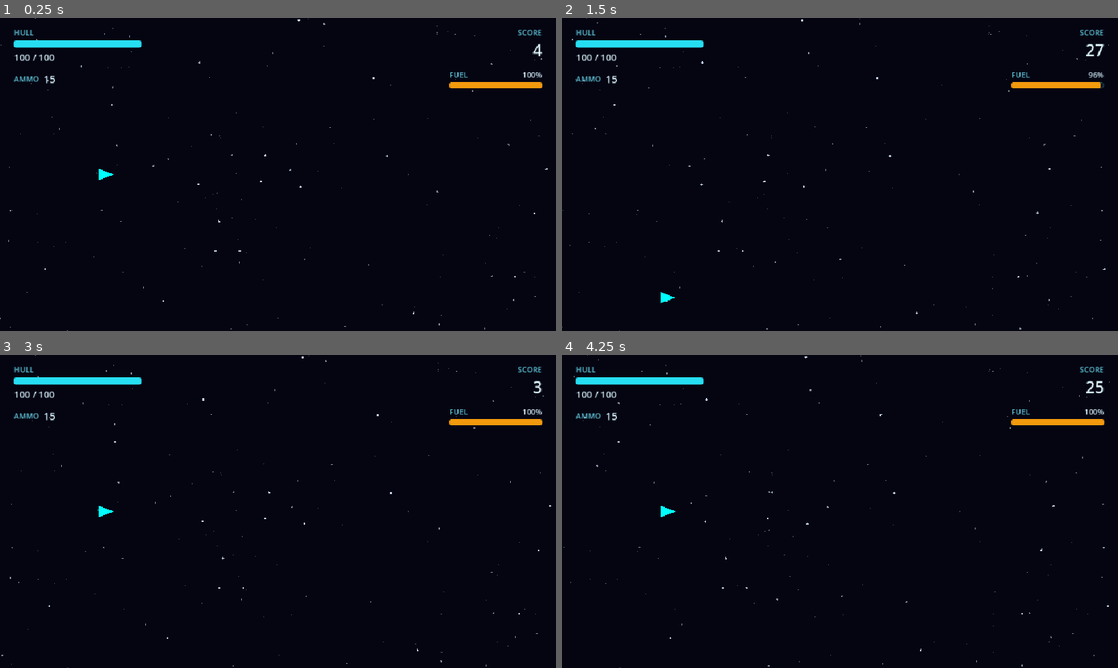
Above: before the commit, frames 1-4 (two rows, left to right).
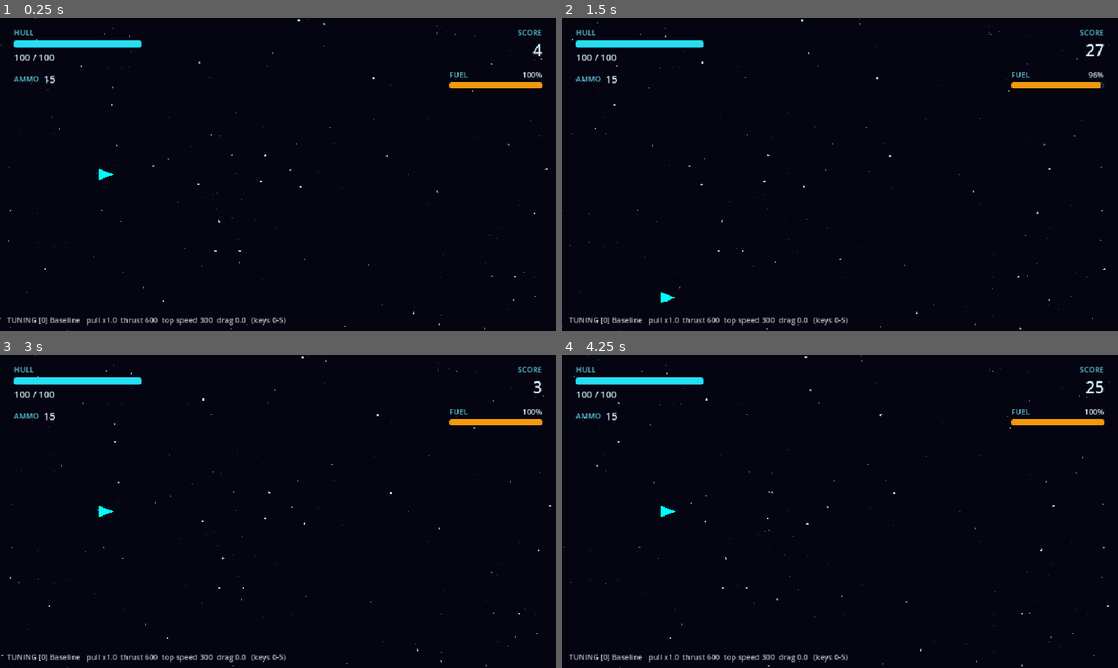
Above: after the commit, the same moments.

Repository: EzaanSaeed/OrbitBreaker
Game: Godot game, scene res://scenes/main.tscn
The game is run twice, just before and just after one commit, with the same random seed, the same clock (stepped at 60 frames per second) and the same inputs.
Inputs (mouse positions are in pixels of both pictures, inside the frame that each line leads up to):
- Up to frame 1 (0.25 s): no input
- Up to frame 2 (1.5 s): tap Enter at 0.5 s; move the mouse to (962, 158) at 0.52 s; hold S (thrust_down) 0.53-1.25 s; tap 0 at 0.6 s; click (962, 158) at 0.67 s; drag from (728, 190) to (667, 255) at 1.27 s
- Up to frame 3 (3 s): move the mouse to (333, 442) at 2.02 s; hold S (thrust_down) 2.03-2.75 s; tap 0 at 2.1 s; click "RESTART" at 2.75 s
- Up to frame 4 (4.25 s): drag from (812, 574) to (673, 464) at 3.52 s

The runs differ from the first frame. In frame 1, 0.5% of the frame differs, in the area x 1-52%, y 95-99%; in frame 2, 0.5%; in frame 3, 0.5%; in frame 4, 0.5%.

Commit message:
feat: debug-only tuning presets (keys 0-5) for planet pull and ship handling
Playtest tool, removed automatically in release/web builds:
- scripts/tuning_presets.gd + TuningPresets node in Main: keys 0-5 switch
  Baseline / Light / Medium / Strong / Heavy / Extreme, kept across
  restarts, shown in a corner label
- planet.gd: static gravity_scale multiplier (1.0 = unchanged);
  local renamed gravity -> gravity_accel (fixes the shadowing warning,
  same change as Developer C's branch)
- game_controller.gd: optional ship_damping (drag), applied through the
  existing gravity input so Developer B's player.gd is untouched
- Ship thrust/top speed are set on the Player's exported properties

Baseline (key 0) = tag tuning-baseline-2026-11-14. Defaults unchanged.

Co-Authored-By: Claude Opus 5.5 <noreply@anthropic.com>

Diff:
--- a/scenes/main.tscn
+++ b/scenes/main.tscn
@@ -9,6 +9,7 @@
 [ext_resource type="PackedScene" path="res://scenes/thruster_booster.tscn" id="8_tboost"]
 [ext_resource type="Script" path="res://scripts/starfield.gd" id="9_stars"]
 [ext_resource type="PackedScene" path="res://scenes/bullet_pickup.tscn" id="10_ammo"]
+[ext_resource type="Script" path="res://scripts/tuning_presets.gd" id="11_tuning"]
 
 [node name="Main" type="Node2D" unique_id=1538353141 node_paths=PackedStringArray("world", "player", "hud", "background")]
 script = ExtResource("1_tbgi4")
@@ -31,3 +32,6 @@
 position = Vector2(180, 270)
 
 [node name="HUD" parent="." unique_id=1203309656 instance=ExtResource("6_hud")]
+
+[node name="TuningPresets" type="Node" parent="." unique_id=1730004377]
+script = ExtResource("11_tuning")
--- a/scripts/game_controller.gd
+++ b/scripts/game_controller.gd
@@ -47,6 +47,10 @@
 var scroll_speed: float = 0.0
 ## 1.0 until top speed is reached, then rises towards max_spawn_rate_scale.
 var spawn_rate_scale: float = 1.0
+## Drag on the ship's vertical movement, per second (0 = none: the ship keeps
+## drifting until thrust or gravity changes it). Set by the debug-only tuning
+## presets; applied here so Developer B's player.gd stays untouched.
+var ship_damping: float = 0.0
 
 ## Instance ids of asteroids that already earned a bonus this run (never twice).
 var _bonus_awarded: Dictionary = {}
@@ -77,7 +81,8 @@
 	if spawning_enabled:
 		world.update_spawning(delta, spawn_rate_scale)
 	if player != null and player.is_alive:
-		player.apply_gravity(world.get_total_gravity_at(player.global_position))
+		var drag := -player.vertical_velocity * ship_damping
+		player.apply_gravity(world.get_total_gravity_at(player.global_position) + drag)
 	update_score(delta)
 	update_difficulty(delta)
 	check_boundaries()
--- a/scripts/planet.gd
+++ b/scripts/planet.gd
@@ -24,6 +24,10 @@
 		color = value
 		queue_redraw()
 
+## Multiplies every planet's pull. 1.0 in normal play; the debug-only tuning
+## presets (scripts/tuning_presets.gd) change it while playtesting.
+static var gravity_scale: float = 1.0
+
 @onready var _collision_shape: CollisionShape2D = $CollisionShape2D
 
 
@@ -47,9 +51,9 @@
 func get_gravity_at(ship_position: Vector2) -> float:
 	var offset: Vector2 = global_position - ship_position
 	var distance_squared: float = maxf(offset.length_squared(), min_distance_squared)
-	var gravity: float = offset.normalized().y * gravity_strength / distance_squared
-	assert(is_finite(gravity))
-	return gravity
+	var gravity_accel: float = offset.normalized().y * gravity_strength * gravity_scale / distance_squared
+	assert(is_finite(gravity_accel))
+	return gravity_accel
 
 
 ## Scroll with the world.
--- /dev/null
+++ b/scripts/tuning_presets.gd
@@ -0,0 +1,64 @@
+class_name TuningPresets
+extends Node
+## DEBUG-ONLY playtest tool: press 0-5 during a run to switch how heavy planets
+## pull and how tight the ship handles. Removes itself in release/web builds.
+## Owner: Developer A. Lives as a child of Main.
+##
+## 0 is the baseline the game shipped with (git tag tuning-baseline-2026-11-14).
+## The chosen preset is kept across restarts (static) and shown in a corner label.
+
+const PRESETS := [
+	# name,        planet pull ×, ship thrust, ship top speed, ship drag /s
+	{"name": "Baseline", "gravity": 1.0, "thrust": 600.0, "max_speed": 300.0, "drag": 0.0},
+	{"name": "Light",    "gravity": 1.0, "thrust": 650.0, "max_speed": 300.0, "drag": 1.0},
+	{"name": "Medium",   "gravity": 1.3, "thrust": 750.0, "max_speed": 320.0, "drag": 2.0},
+	{"name": "Strong",   "gravity": 1.7, "thrust": 900.0, "max_speed": 340.0, "drag": 3.0},
+	{"name": "Heavy",    "gravity": 2.2, "thrust": 1100.0, "max_speed": 360.0, "drag": 4.5},
+	{"name": "Extreme",  "gravity": 3.0, "thrust": 1400.0, "max_speed": 380.0, "drag": 6.0},
+]
+
+static var current: int = 0
+
+var _label: Label
+
+
+func _ready() -> void:
+	if not OS.is_debug_build():
+		queue_free()
+		return
+	var layer := CanvasLayer.new()
+	layer.layer = 10
+	add_child(layer)
+	_label = Label.new()
+	_label.position = Vector2(12, 512)
+	_label.add_theme_font_size_override("font_size", 13)
+	_label.modulate = Color(1, 1, 1, 0.75)
+	layer.add_child(_label)
+	# Wait one frame so the Player has finished its own _ready.
+	apply_preset.call_deferred(current)
+
+
+func _unhandled_key_input(event: InputEvent) -> void:
+	var key := event as InputEventKey
+	if key == null or not key.pressed or key.echo:
+		return
+	var index := key.physical_keycode - KEY_0
+	if index >= 0 and index < PRESETS.size():
+		apply_preset(index)
+		get_viewport().set_input_as_handled()
+
+
+func apply_preset(index: int) -> void:
+	current = index
+	var p: Dictionary = PRESETS[index]
+	Planet.gravity_scale = p.gravity
+	var controller := get_parent() as GameController
+	if controller != null:
+		controller.ship_damping = p.drag
+		if controller.player != null:
+			controller.player.thrust_power = p.thrust
+			controller.player.max_vertical_speed = p.max_speed
+	if _label != null:
+		_label.text = "TUNING [%d] %s   pull x%.1f  thrust %d  top speed %d  drag %.1f   (keys 0-5)" % [
+			index, p.name, p.gravity, p.thrust, p.max_speed, p.drag]
+	print("Tuning preset %d (%s): %s" % [index, p.name, p])
Not shown, added: scripts/tuning_presets.gd.uid
